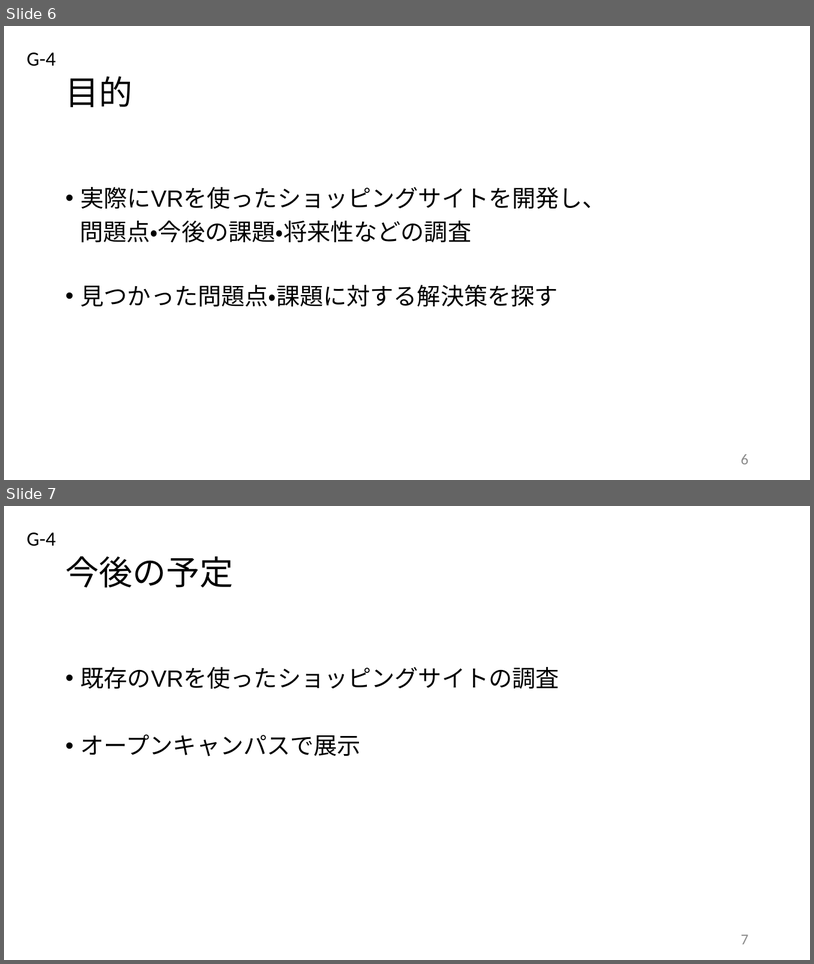
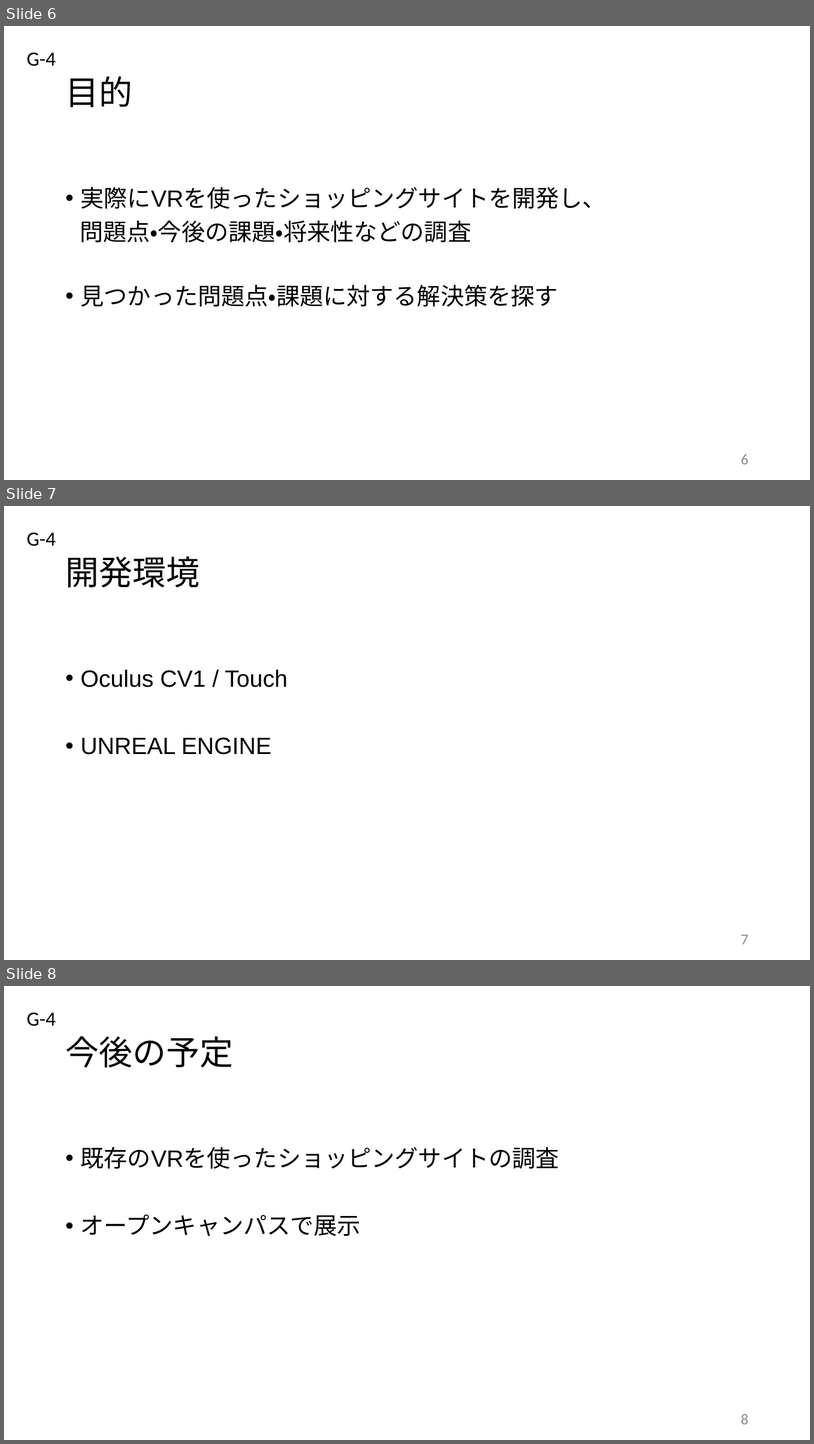
Before and after one commit to yamako0/dissertation, a slide deck: スライド/20170720_中間発表.pptx. Shown one above the other, each under a label of ours: slides 6 and 7 before the commit, slides 6, 7 and 8 after it. The pictures are 814x964 and 814x1444 pixels, drawn with LibreOffice and Linux fonts; fonts in the diff are those of the drawing. Boxes give left, top, right and bottom in pixels: in the first picture for what was removed or moved away, otherwise in the second. Text is boxed around its words. In the diff, an @@ line names an element or a change of style, - is before the commit and + after.

```diff
--- a/スライド/20170720_中間発表.pptx
+++ b/スライド/20170720_中間発表.pptx
@@ slide 7 added at bbox=[4, 506, 810, 960], background #FFFFFF; not listed: 1 template element that a slide beside it also shows @@
@@ title added at bbox=[65, 556, 200, 588], 40 pt, text #000000 @@
+開発環境
@@ text added at bbox=[81, 669, 287, 754], 28 pt, text #000000 @@
+• Oculus CV1 / Touch
+• UNREAL ENGINE
@@ page number added at bbox=[741, 934, 749, 944], 18 pt, text #8C8C8C @@
+7
@@ what was slide 7 is now slide 8 @@
@@ page number at bbox=[741, 1414, 749, 1424]: text changed @@
-7
+8
```
